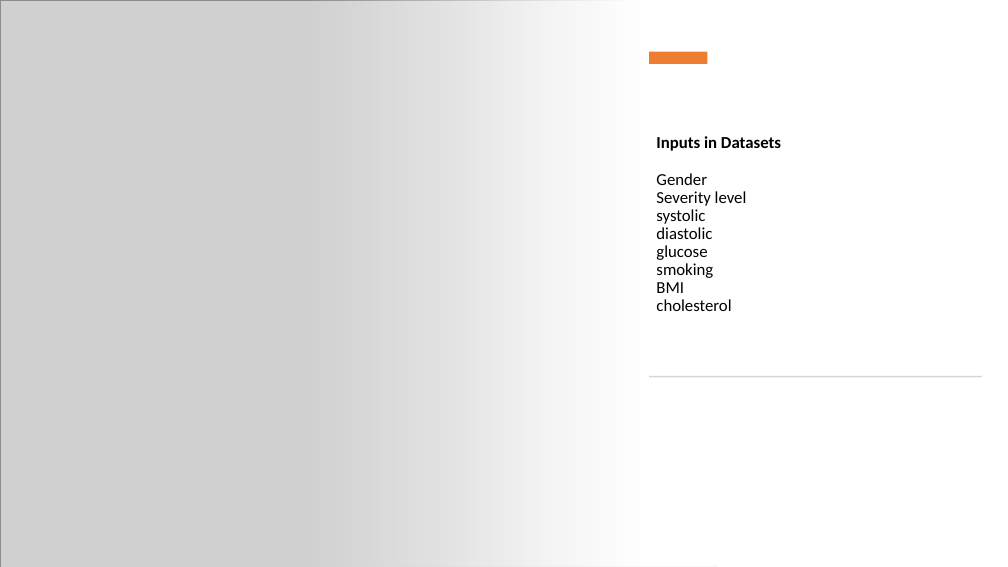
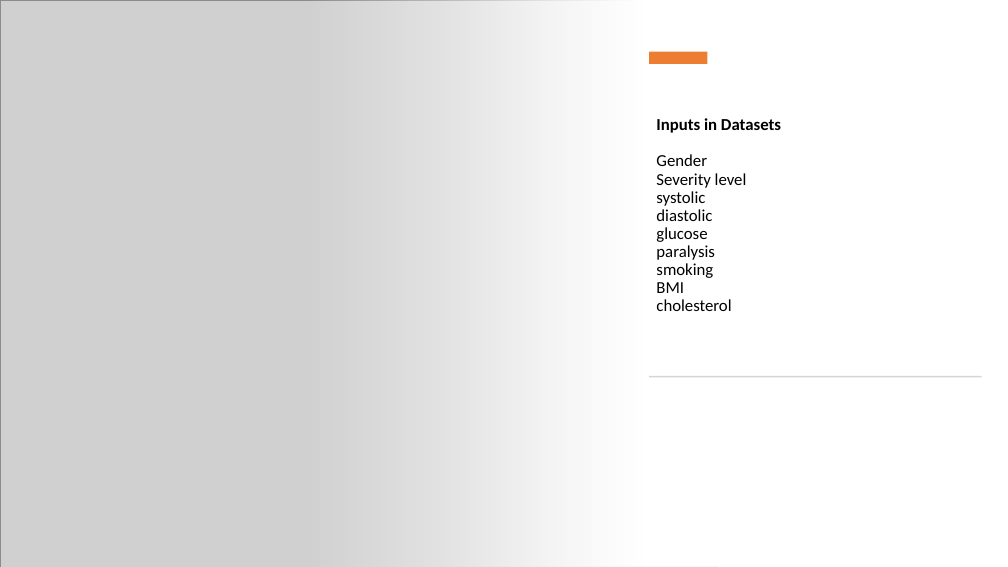
Before and after one commit to pauls21033/Machine-Learning-Predicting-Stroke-Model-Project, a slide deck: slide 7 of Stroke_Anaylsis_Presentation(final) (1).pptx. Drawn at 1008x567 pixels with LibreOffice and Linux fonts; fonts in the diff are those of the drawing; grey boxes stand for pictures. Boxes give left, top, right and bottom in pixels: in the first picture for what was removed or moved away, otherwise in the second. Text is boxed around its words. In the diff, an @@ line names an element or a change of style, - is before the commit and + after.

```diff
--- a/Stroke_Anaylsis_Presentation(final) (1).pptx
+++ b/Stroke_Anaylsis_Presentation(final) (1).pptx
@@ title at bbox=[656, 118, 781, 311]: text changed @@
-Inputs in Datasets
-Gender
-Severity level
-systolic
-diastolic
-glucose
-smoking
-BMI
-cholesterol
+Inputs in Datasets
+Gender
+Severity level
+systolic
+diastolic
+glucose
+paralysis
+smoking
+BMI
+cholesterol
```
Also in this commit, not shown: 2 other slides changed.
